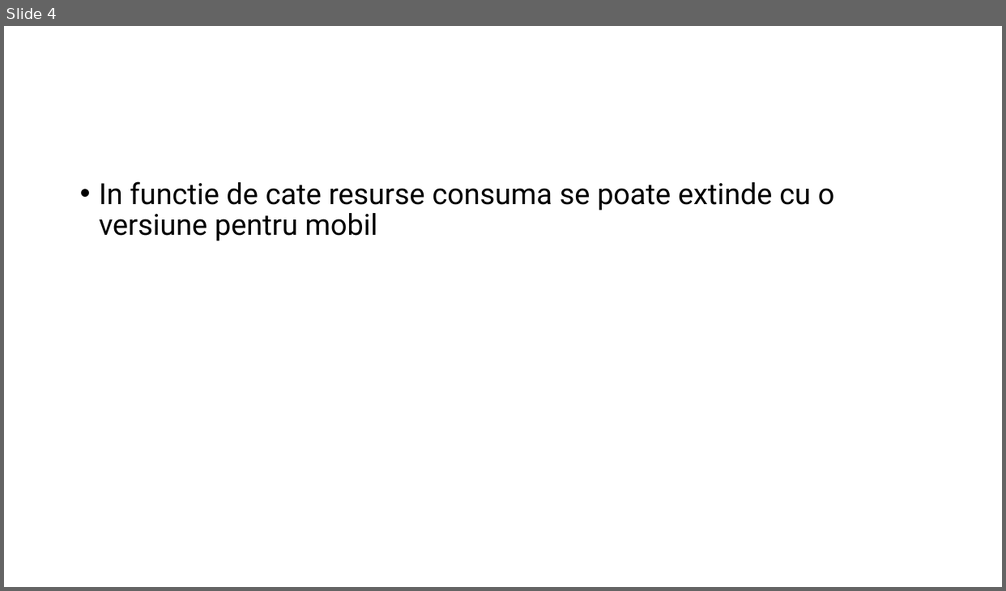
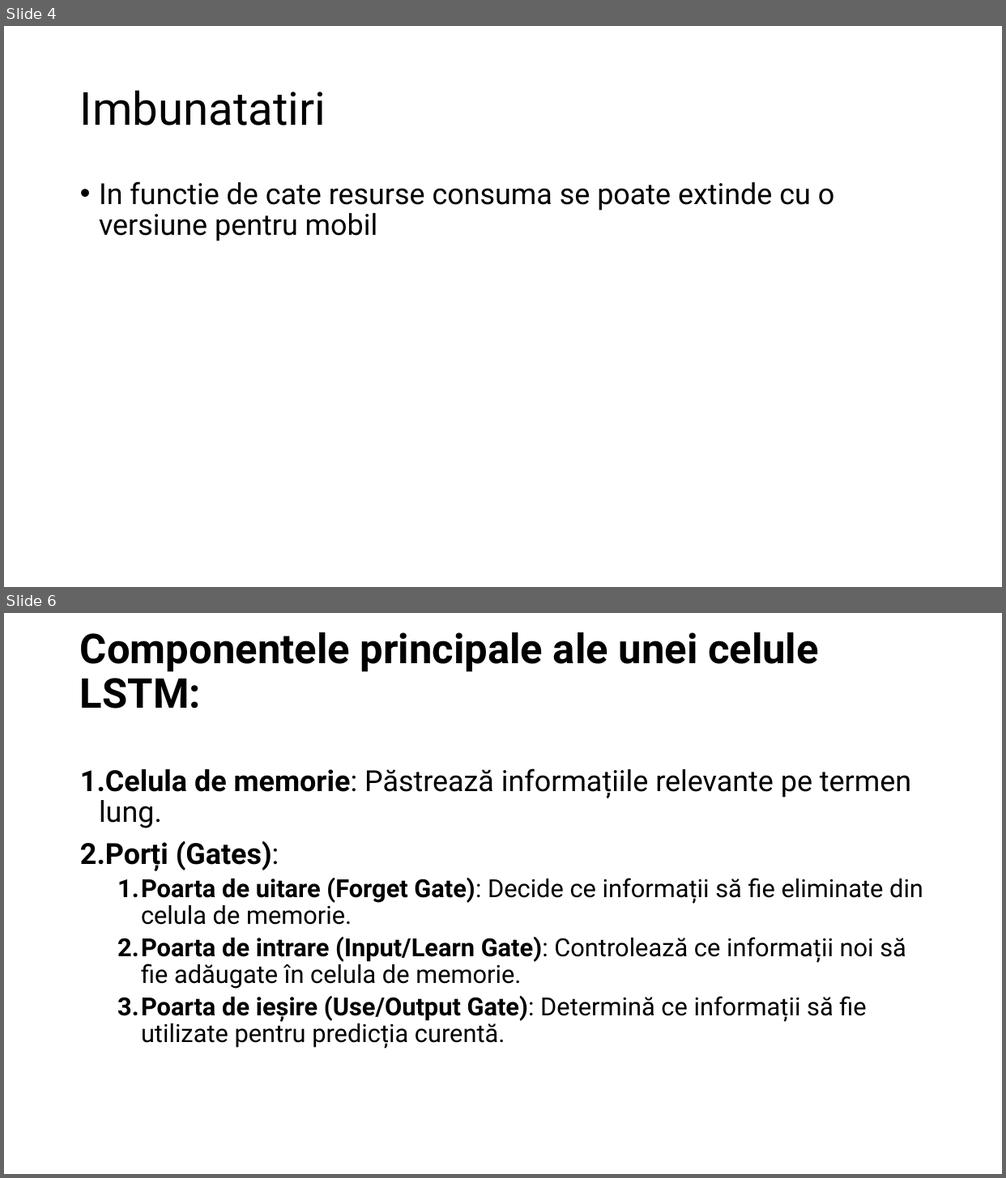
Before and after one commit to nasturas/LSTM, a slide deck: Doc/Prezicere pret actiuni.pptx. Shown one above the other, each under a label of ours: slide 4 before the commit, slides 4 and 6 after it; the slides between them are not shown. The pictures are 1006x591 and 1006x1178 pixels, drawn with LibreOffice and Linux fonts; fonts in the diff are those of the drawing. Boxes give left, top, right and bottom in pixels: in the first picture for what was removed or moved away, otherwise in the second. Text is boxed around its words. In the diff, an @@ line names an element or a change of style, - is before the commit and + after.

```diff
--- a/Doc/Prezicere pret actiuni.pptx
+++ b/Doc/Prezicere pret actiuni.pptx
@@ slide 6 added at bbox=[4, 613, 1002, 1174], background #FFFFFF @@
@@ title added at bbox=[80, 632, 819, 709], 39.6 pt, text #000000, bold @@
+Componentele principale ale unei celule LSTM:
@@ text added at bbox=[80, 769, 923, 1049], 24 pt, text #000000 @@
+1. Celula de memorie: Păstrează informațiile relevante pe termen lung.
+2. Porți (Gates):
+  1. Poarta de uitare (Forget Gate): Decide ce informații să fie eliminate din celula de memorie.
+  2. Poarta de intrare (Input/Learn Gate): Controlează ce informații noi să fie adăugate în celula de memorie.
+  3. Poarta de ieșire (Use/Output Gate): Determină ce informații să fie utilizate pentru predicția curentă.
@@ slide 4 changed as well @@
@@ title added at bbox=[80, 90, 326, 126], 44 pt, text #000000 @@
+Imbunatatiri
```
Also in this commit, not shown: 3 other slides changed, 2 other slides added, 1 slide removed.
